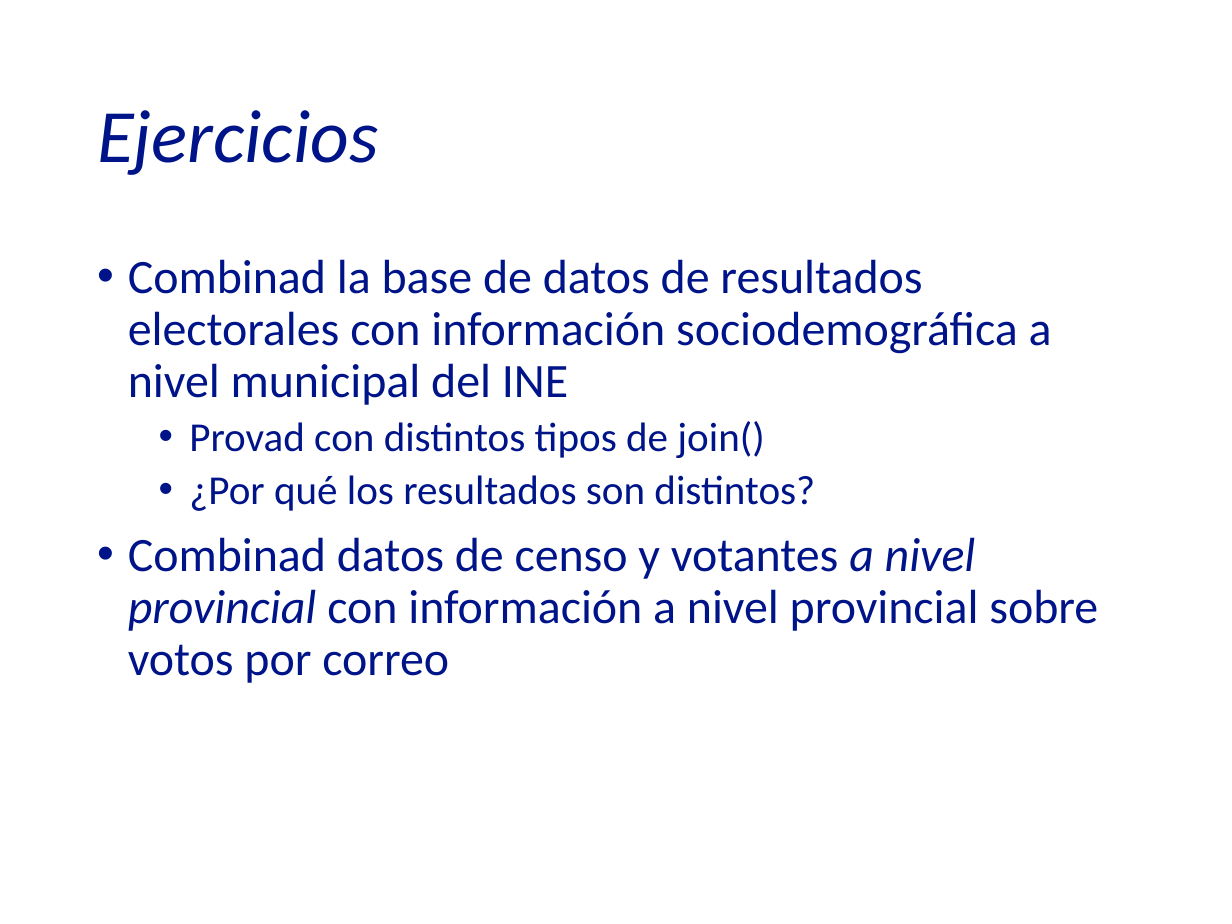
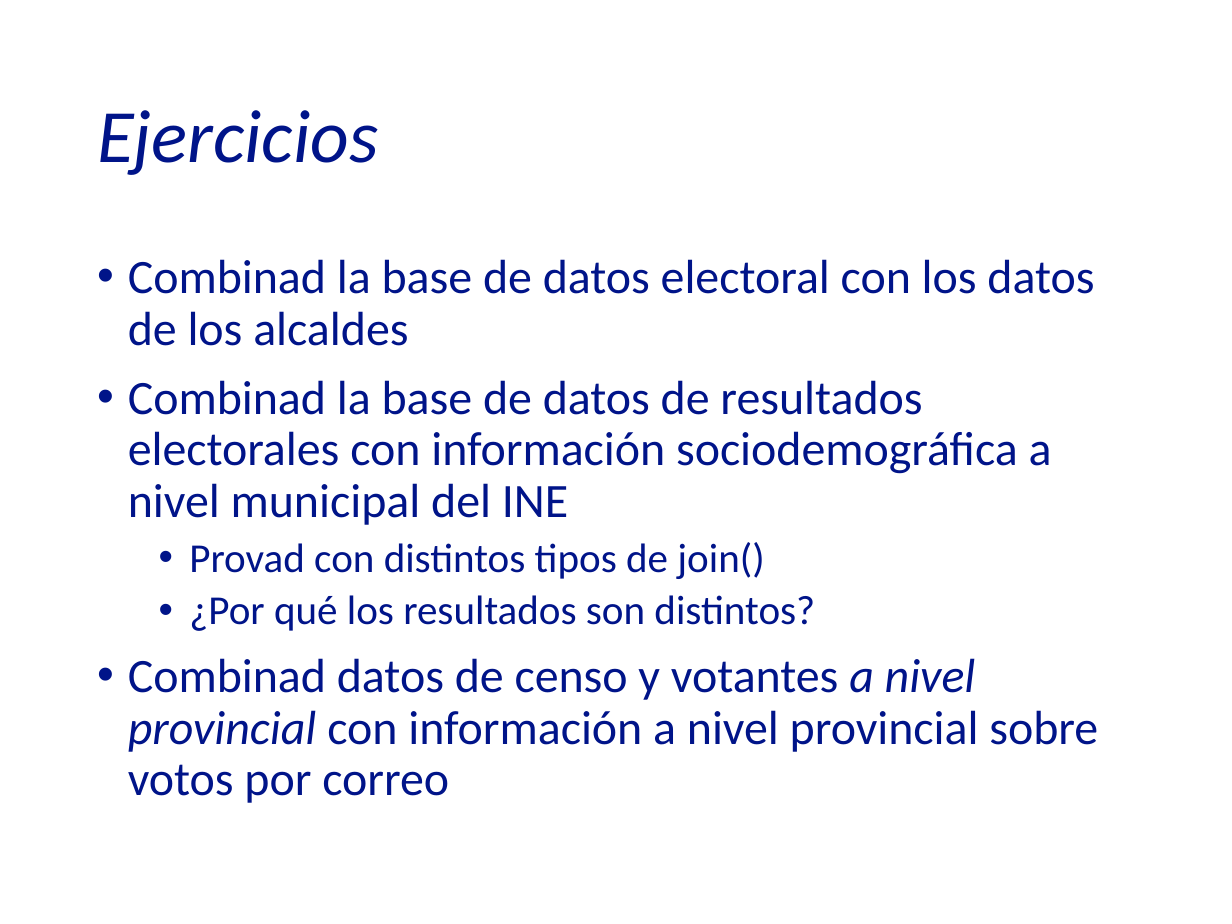
Before and after one commit to rosaagg/24-25_mape_talleres1, a slide deck: slide 52 of 0_presentaciones/24-25_TAPI_P2-3.pptx. Drawn at 1232x924 pixels with LibreOffice and Linux fonts; fonts in the diff are those of the drawing. Boxes give left, top, right and bottom in pixels: in the first picture for what was removed or moved away, otherwise in the second. Text is boxed around its words. In the diff, an @@ line names an element or a change of style, - is before the commit and + after.

```diff
--- a/0_presentaciones/24-25_TAPI_P2-3.pptx
+++ b/0_presentaciones/24-25_TAPI_P2-3.pptx
@@ text at (x1=128, y1=259, x2=1094, y2=346): paragraph added @@
+• Combinad la base de datos electoral con los datos de los alcaldes
```
Also in this commit, not shown: 17 other slides changed, 2 other files.
